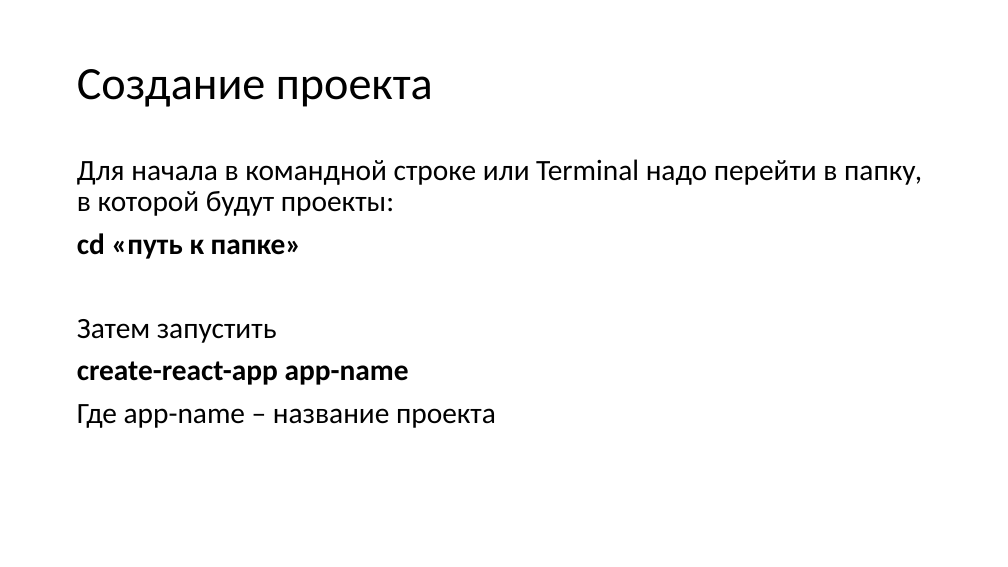
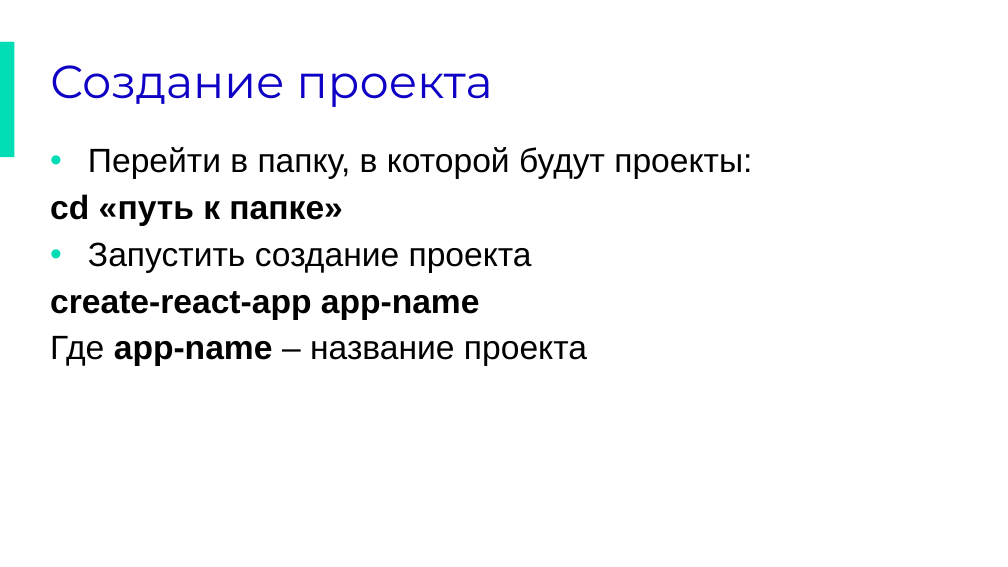
Before and after one commit to lavsexpert/synergy-react, a slide deck: slide 4 of React.pptx. Drawn at 1008x567 pixels with LibreOffice and Linux fonts; fonts in the diff are those of the drawing; background and template pictures are left out. Boxes give left, top, right and bottom in pixels: in the first picture for what was removed or moved away, otherwise in the second. Text is boxed around its words. In the diff, an @@ line names an element or a change of style, - is before the commit and + after.

```diff
--- a/React.pptx
+++ b/React.pptx
@@ rectangle added at [0,42,14,119], fill #00DDB5 @@
@@ rectangle added at [0,42,14,157], fill #00DDB5 @@
@@ title "Создание проекта": place and size @@
-title "Создание проекта" at [77,69,433,107]
+title "Создание проекта" at [50,65,493,107]
@@ title "Создание проекта" at [50,65,493,107]: font Calibri to Montserrat, text colour #000000 to #0E00C4; line spacing 0.9 to 0.8 @@
@@ text "Перейти в папку, в которой ...": place and size @@
-text "Перейти в папку, в которой ..." at [77,159,922,428]
+text "Перейти в папку, в которой ..." at [50,147,752,366]
@@ text at [88,147,752,179]: text changed; size 28 to 32 pt; font Calibri to Arial @@
-Для начала в командной строке или Terminal надо перейти в папку, в которой будут проекты:
+• Перейти в папку, в которой будут проекты:
@@ text at [50,194,587,366]: size 28 to 32 pt, font Calibri to Arial in "cd «путь к папке»", "create-react-app app-name", "Где app-name – название проекта"; bold on in "app-name" @@
@@ text at [88,242,532,273]: text changed; size 28 to 32 pt; font Calibri to Arial @@
-Затем запустить
+• Запустить создание проекта
```
Also in this commit, not shown: 5 other slides changed, 8 slides added, 1 slide removed, 1 other file.
